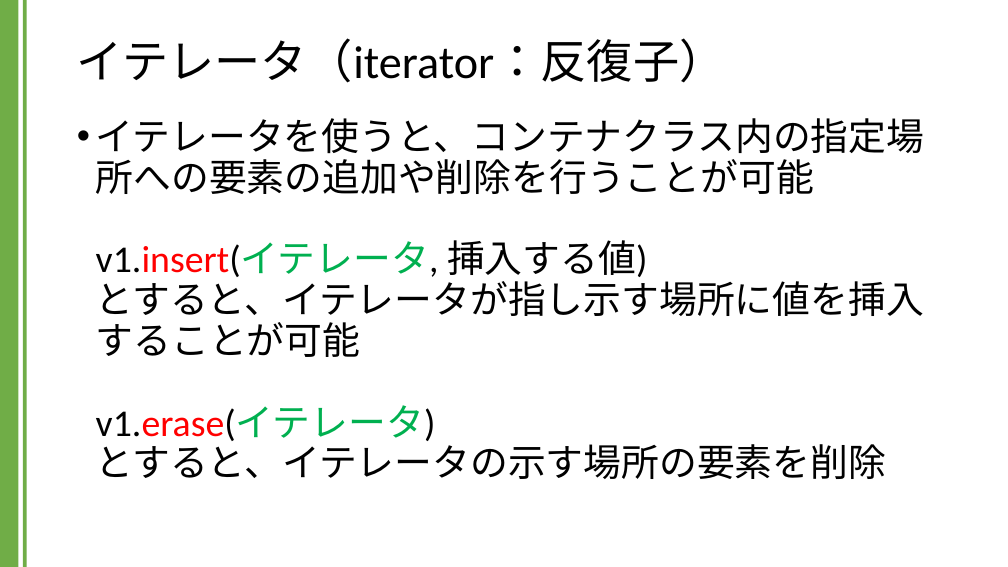
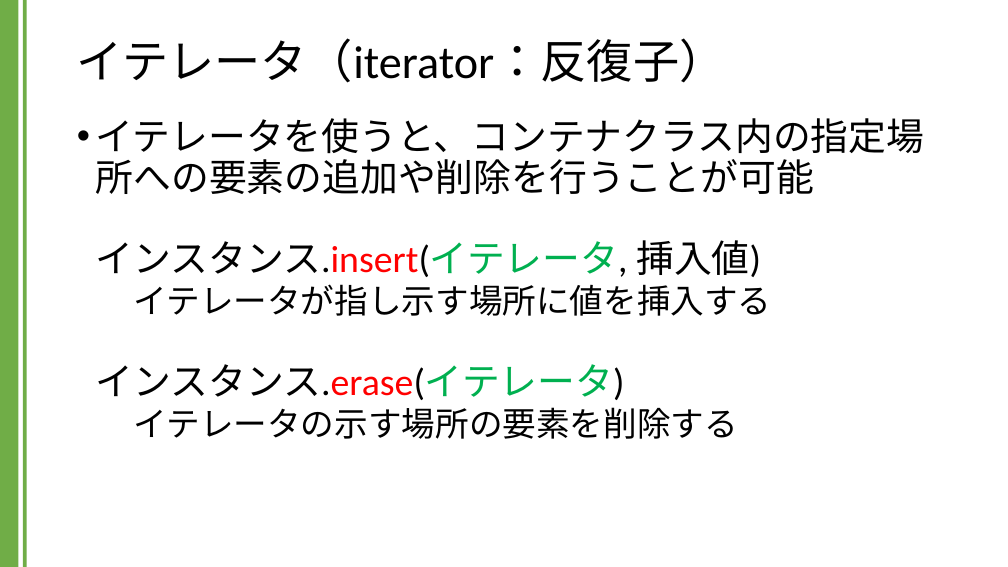
Before and after one commit to kic-murata/cpp2024, a slide deck: slide 19 of 授業資料/講義資料：Vectorクラス.pptx. Drawn at 1008x567 pixels with LibreOffice and Linux fonts; fonts in the diff are those of the drawing. Boxes give left, top, right and bottom in pixels: in the first picture for what was removed or moved away, otherwise in the second. Text is boxed around its words. In the diff, an @@ line names an element or a change of style, - is before the commit and + after.

```diff
--- a/授業資料/講義資料：Vectorクラス.pptx
+++ b/授業資料/講義資料：Vectorクラス.pptx
@@ text at [96, 118, 925, 439]: text changed @@
-• イテレータを使うと、コンテナクラス内の指定場所への要素の追加や削除を行うことが可能
-  v1.insert(イテレータ, 挿入する値)
-  とすると、イテレータが指し示す場所に値を挿入することが可能
-  v1.erase(イテレータ)
-  とすると、イテレータの示す場所の要素を削除
+• イテレータを使うと、コンテナクラス内の指定場所への要素の追加や削除を行うことが可能
+  インスタンス.insert(イテレータ, 挿入値)
+  イテレータが指し示す場所に値を挿入する
+  インスタンス.erase(イテレータ)
+  イテレータの示す場所の要素を削除する
```
Also in this commit, not shown: 9 other slides changed, 1 other file.
